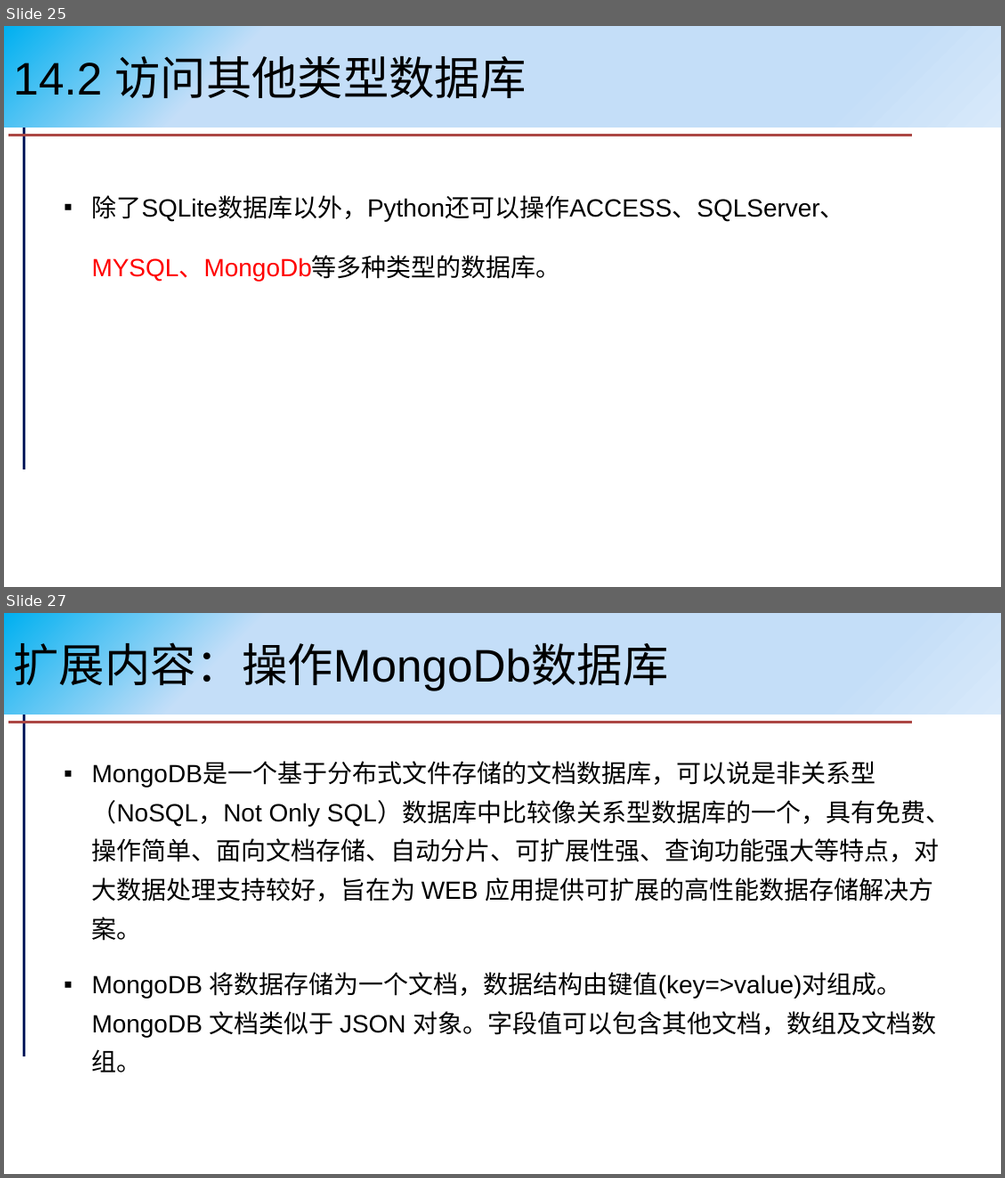
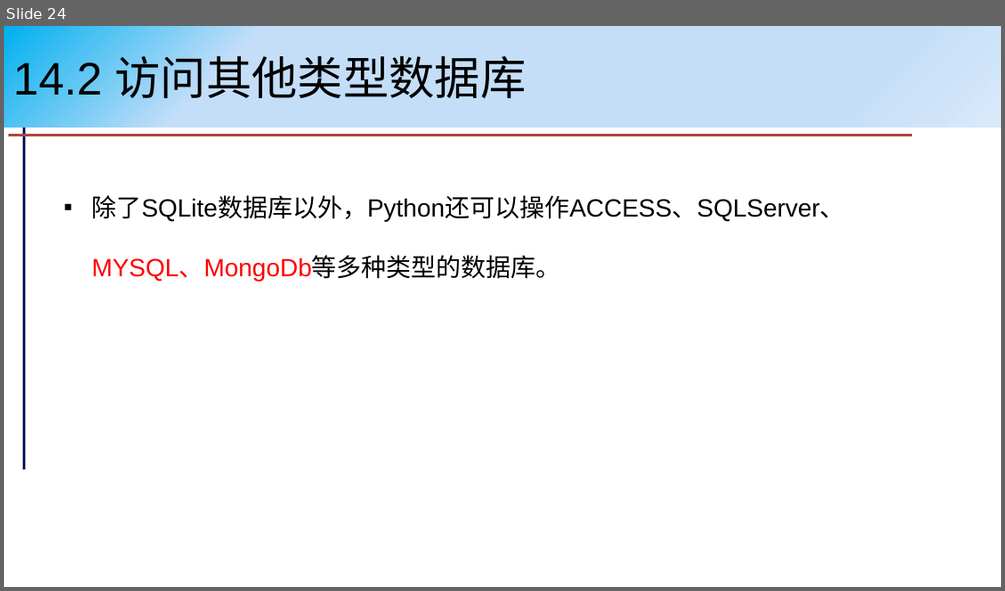
Before and after one commit to pengxj/PythonCourse, a slide deck: slides/第14章 数据库编程.pptx. Shown one above the other, each under a label of ours: slides 25 and 27 before the commit, slide 24 after it; the slides between them are not shown. The pictures are 1005x1178 and 1005x591 pixels, drawn with LibreOffice and Linux fonts; fonts in the diff are those of the drawing. Boxes give left, top, right and bottom in pixels: in the first picture for what was removed or moved away, otherwise in the second. Text is boxed around its words. In the diff, an @@ line names an element or a change of style, - is before the commit and + after.

```diff
--- a/slides/第14章 数据库编程.pptx
+++ b/slides/第14章 数据库编程.pptx
@@ slide 27 removed at (4, 613, 1001, 1174), background #FFFFFF; not listed: 2 template elements that a slide beside it also shows @@
@@ title removed at (4, 613, 1001, 714) @@
-扩展内容：操作MongoDb数据库
@@ text removed at (92, 763, 950, 1072) @@
-▪ MongoDB是一个基于分布式文件存储的文档数据库，可以说是非关系型（NoSQL，Not Only SQL）数据库中比较像关系型数据库的一个，具有免费、操作简单、面向文档存储、自动分片、可扩展性强、查询功能强大等特点，对大数据处理支持较好，旨在为 WEB 应用提供可扩展的高性能数据存储解决方案。
-▪ MongoDB 将数据存储为一个文档，数据结构由键值(key=>value)对组成。MongoDB 文档类似于 JSON 对象。字段值可以包含其他文档，数组及文档数组。
@@ what was slide 25 is now slide 24 @@
```
Also in this commit, not shown: 6 slides changed, 2 slides added, 9 other slides removed, 1 other file.
